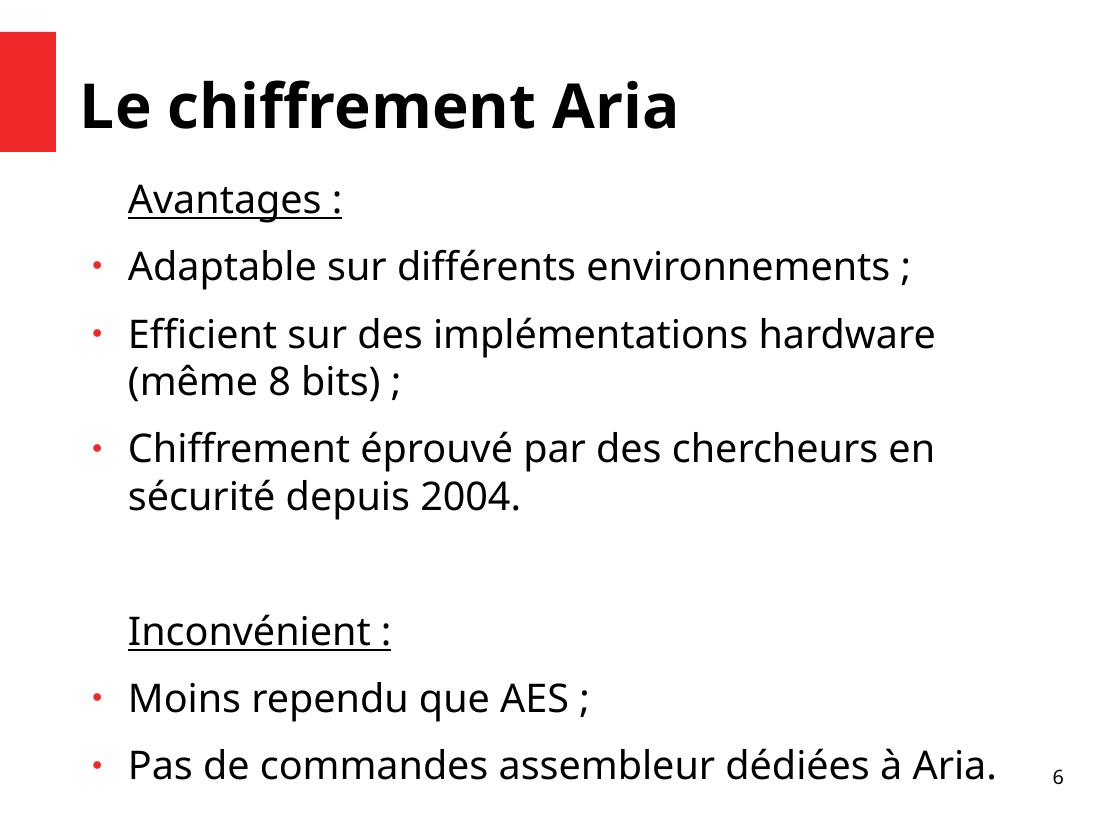
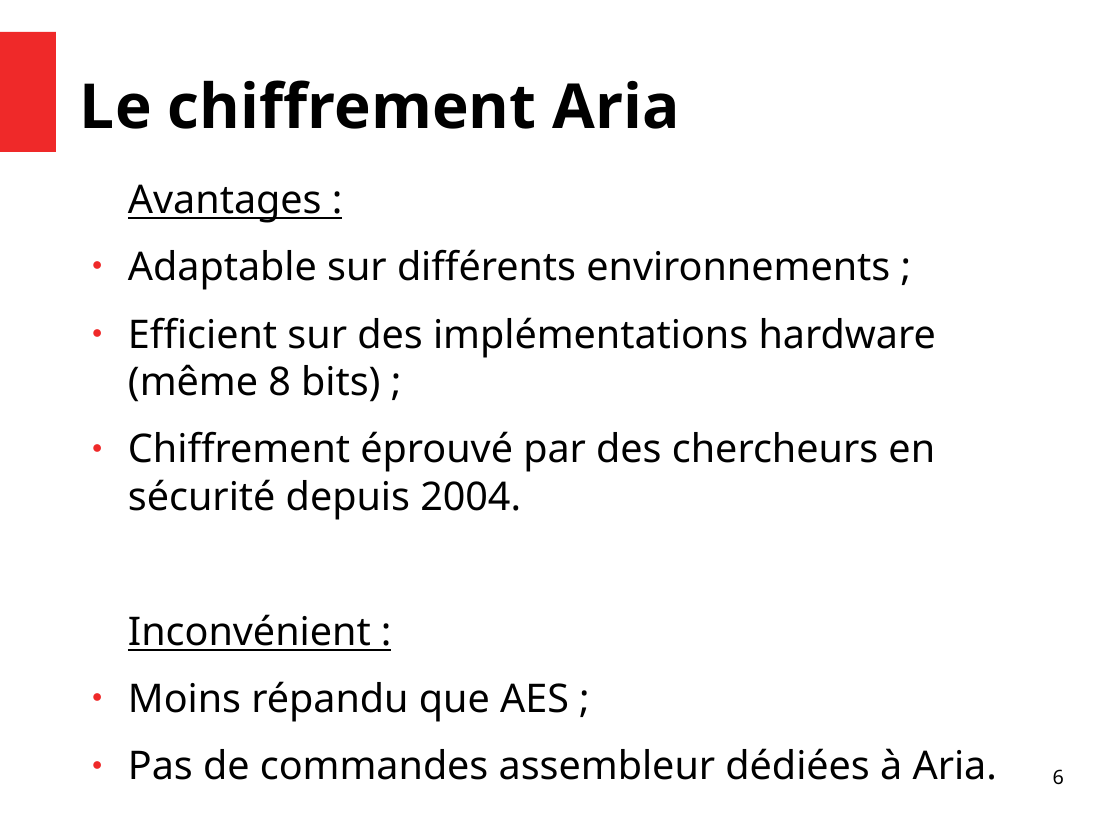
Before and after one commit to Allard-Chris/Aria, a slide deck: slide 6 of docs/[M2CSI]_ICP_Aria_Allard_Aulagnier.odp. Drawn at 1120x840 pixels with LibreOffice and Linux fonts; fonts in the diff are those of the drawing. Boxes give left, top, right and bottom in pixels: in the first picture for what was removed or moved away, otherwise in the second. Text is boxed around its words. In the diff, an @@ line names an element or a change of style, - is before the commit and + after.

```diff
--- a/docs/[M2CSI]_ICP_Aria_Allard_Aulagnier.odp
+++ b/docs/[M2CSI]_ICP_Aria_Allard_Aulagnier.odp
@@ text at [128,681,569,722]: text changed @@
-● Moins rependu que AES ;
+● Moins répandu que AES ;
```
Also in this commit, not shown: 8 other slides changed, 2 slides removed.
